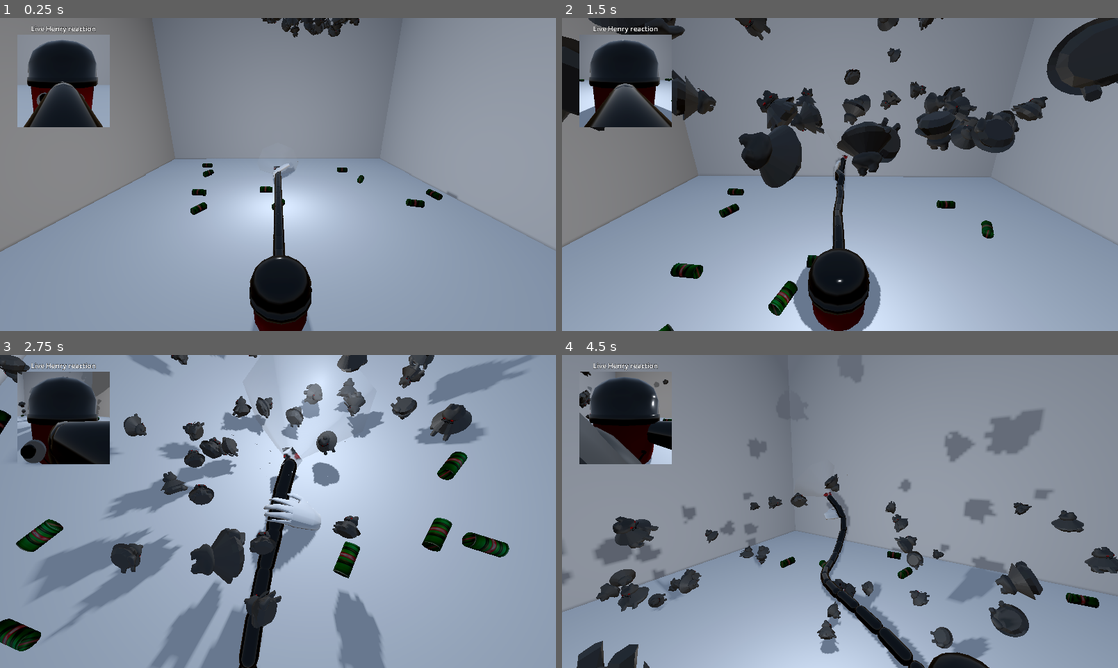
Above: before the commit, frames 1-4 (two rows, left to right).
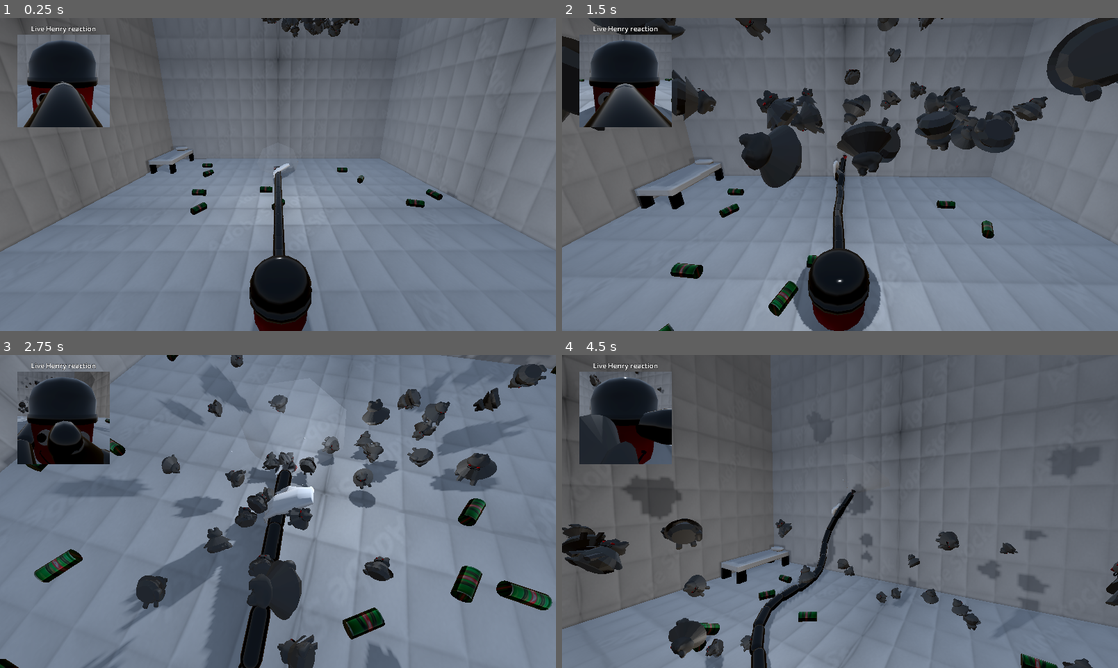
Above: after the commit, the same moments.

Repository: AleksGameJam/game-jam-2026
Game: Godot game, scene res://enemies/RoomWithEnemies.tscn
Two runs of this game, one before a commit and one after it. Both use one fixed random seed, a clock stepped at 60 frames per second and the inputs below. This scene is started directly instead of the project's main scene. Sound files missing from this copy of the repository are replaced by a short silence.
Inputs:
- Up to frame 1 (0.25 s): no input
- Up to frame 2 (1.5 s): hold E (rotate_right) 0.53-1.28 s; hold Space (turbo_mode) 0.53-1.28 s; hold Down (ui_down) from 1.28 s (still down); tap Space (turbo_mode) at 1.35 s
- Up to frame 3 (2.75 s): release Down (ui_down) at 2.03 s; hold E (rotate_right) from 2.03 s (still down); hold Space (turbo_mode) from 2.03 s (still down)
- Up to frame 4 (4.5 s): release E (rotate_right) at 2.78 s; release Space (turbo_mode) at 2.78 s; hold Up (ui_up) 2.78-3.53 s; tap Space (turbo_mode) at 2.85, 4.35 s; hold Space (turbo_mode) 3.53-4.28 s; hold Q (rotate_left) from 3.53 s (still down)

The runs differ from the first frame. In frame 1, 82% of the frame differs, in the area x 0-100%, y 0-100%; in frame 2, 66%; in frame 3, 84%; in frame 4, 92%.

Commit message:
a cozy bed

Diff:
--- a/enemies/RoomWithEnemies.tscn
+++ b/enemies/RoomWithEnemies.tscn
@@ -1,12 +1,17 @@
 [gd_scene format=3 uid="uid://dgje2vy5anynv"]
 
 [ext_resource type="Script" uid="uid://cimeqauqhrtgo" path="res://enemies/room_with_enemies.gd" id="1_gvfet"]
+[ext_resource type="PackedScene" uid="uid://ccssoawcuuow4" path="res://enemies/Bed.glb" id="2_6aog7"]
+[ext_resource type="Texture2D" uid="uid://dw7bugdlbtwsk" path="res://enemies/Pasted image 20261108154622.png" id="2_hwcwt"]
 [ext_resource type="PackedScene" uid="uid://c8d220k74p1h4" path="res://enemies/DustBunny.tscn" id="2_ydiif"]
 [ext_resource type="PackedScene" uid="uid://mjhmfuxjws3f" path="res://enemies/beer_can.tscn" id="3_8iyv3"]
 [ext_resource type="PackedScene" uid="uid://c7wwk8ft0cy87" path="res://scenes/player.tscn" id="3_b83cu"]
 [ext_resource type="AudioStream" uid="uid://bfrrntmm45bb5" path="res://music/May the dust.wav" id="5_hwcwt"]
 [ext_resource type="PackedScene" uid="uid://cace7mpsw37oh" path="res://music/main_sucky_theme.tscn" id="6_0elac"]
 
+[sub_resource type="BoxShape3D" id="BoxShape3D_5m2fx"]
+size = Vector3(11.427368, 2.8439941, 4.6470337)
+
 [sub_resource type="ProceduralSkyMaterial" id="ProceduralSkyMaterial_gvfet"]
 sky_horizon_color = Color(0.66224277, 0.6717428, 0.6867428, 1)
 ground_horizon_color = Color(0.66224277, 0.6717428, 0.6867428, 1)
@@ -21,11 +26,24 @@
 glow_intensity = 0.5
 
 [sub_resource type="StandardMaterial3D" id="StandardMaterial3D_d6fje"]
+albedo_texture = ExtResource("2_hwcwt")
+uv1_scale = Vector3(0.02, 0.02, 0.02)
+uv1_triplanar = true
 
 [sub_resource type="WorldBoundaryShape3D" id="WorldBoundaryShape3D_5m2fx"]
 
 [node name="Room" type="Node3D" unique_id=405966503]
 script = ExtResource("1_gvfet")
+
+[node name="Bed" type="StaticBody3D" parent="." unique_id=1368416668]
+transform = Transform3D(-4.371139e-08, 0, -1, 0, 1, 0, 1, 0, -4.371139e-08, -24.339981, -23.488317, -20.699137)
+metadata/_edit_group_ = true
+
+[node name="Bed" parent="Bed" unique_id=286318820 instance=ExtResource("2_6aog7")]
+
+[node name="CollisionShape3D" type="CollisionShape3D" parent="Bed" unique_id=124709643]
+transform = Transform3D(1, 0, 0, 0, 1, 0, 0, 0, 1, 0.02520752, 0.869751, 0.03793335)
+shape = SubResource("BoxShape3D_5m2fx")
 
 [node name="WorldEnvironment" type="WorldEnvironment" parent="." unique_id=747194708]
 environment = SubResource("Environment_hepi8")
--- a/enemies/beer_can.tscn
+++ b/enemies/beer_can.tscn
@@ -4,7 +4,8 @@
 [ext_resource type="Texture2D" uid="uid://cpworiko0b2i8" path="res://enemies/nodahlspilsner22.png" id="2_6wlwj"]
 
 [sub_resource type="StandardMaterial3D" id="StandardMaterial3D_1e8py"]
-albedo_color = Color(0.2901961, 0.32941177, 0.11372549, 1)
+metallic = 1.0
+roughness = 0.0
 
 [sub_resource type="CylinderMesh" id="CylinderMesh_5m2fx"]
 material = SubResource("StandardMaterial3D_1e8py")
@@ -12,6 +13,7 @@
 [sub_resource type="StandardMaterial3D" id="StandardMaterial3D_ty5dg"]
 albedo_texture = ExtResource("2_6wlwj")
 metallic = 1.0
+roughness = 0.0
 uv1_scale = Vector3(1, 2, 1)
 
 [sub_resource type="CylinderShape3D" id="CylinderShape3D_5m2fx"]
Binary file added: enemies/Bed.glb
Not shown, added: enemies/Bed.glb.import
Binary file added: enemies/Pasted image 20261108154622.png
Not shown, added: enemies/Pasted image 20261108154622.png.import
